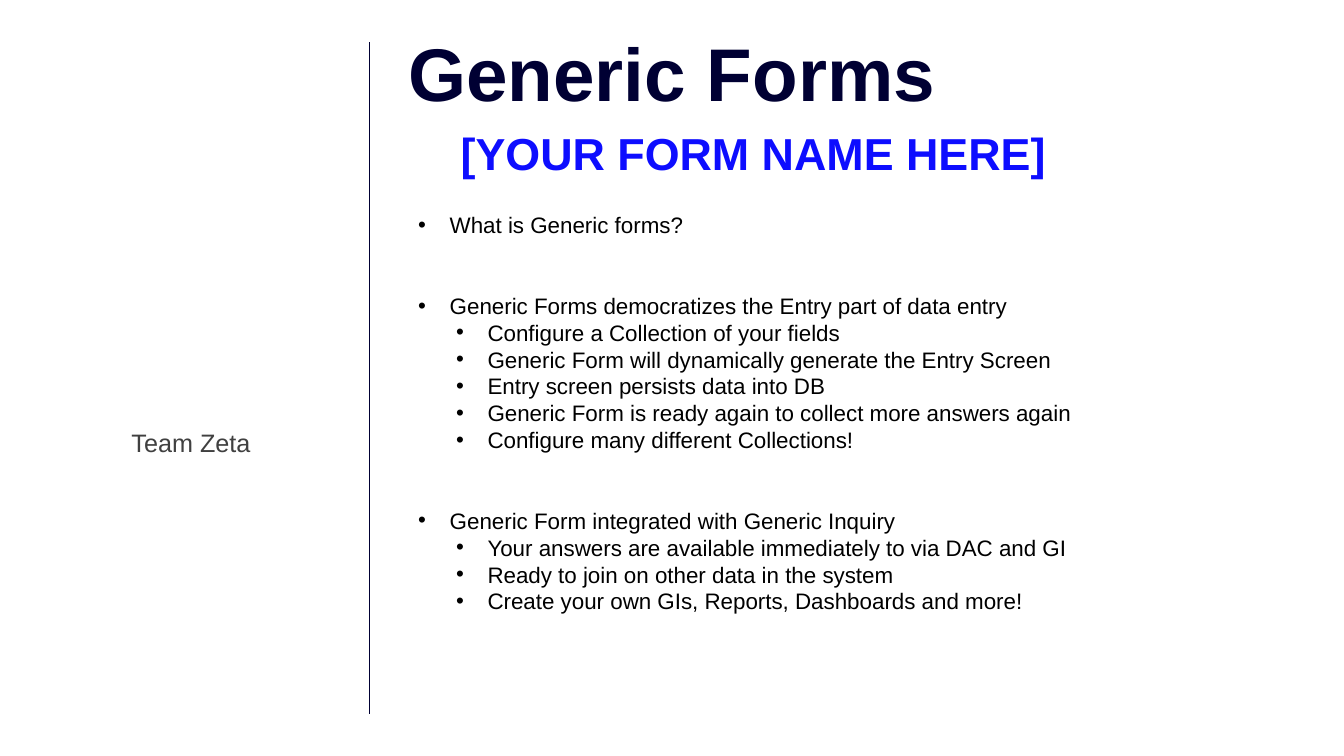
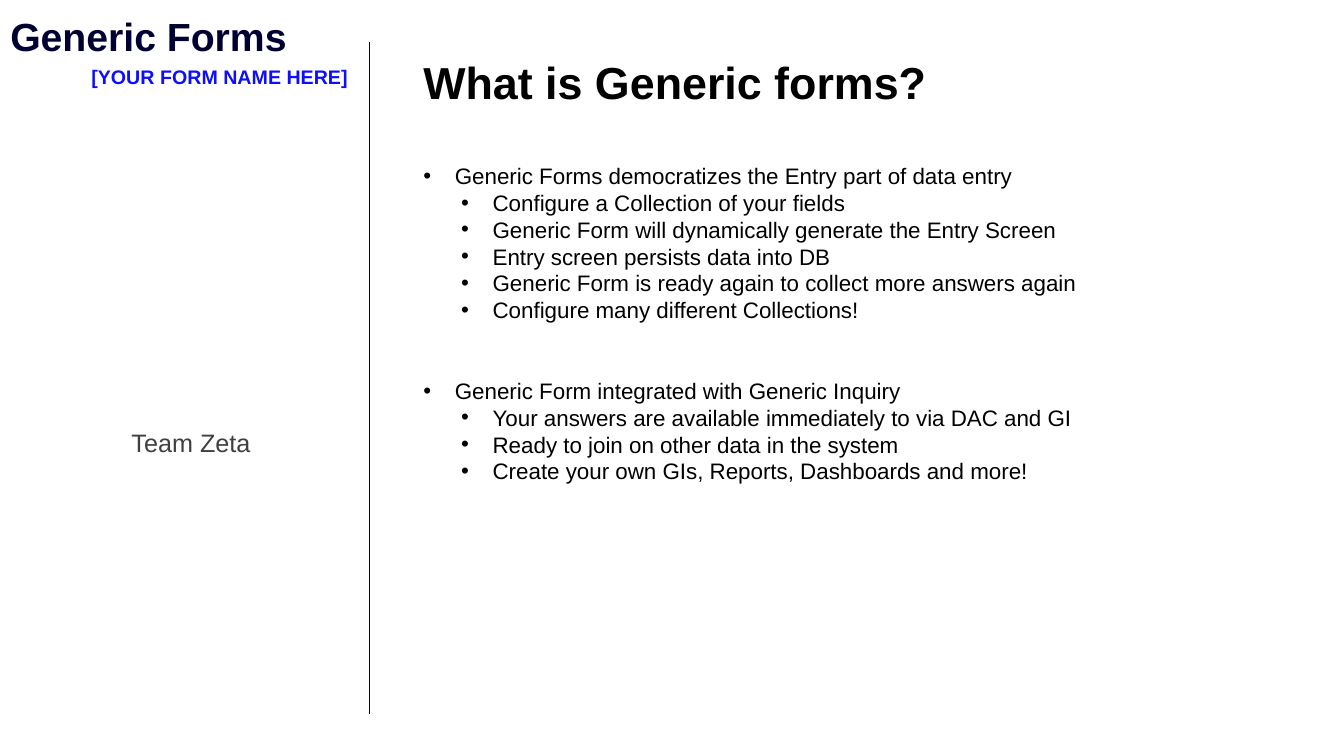
Before and after one commit to AcumaticaHackathon/2020-Team-Zeta, a slide deck: slide 3 of Misc/Summit 2020 Zeta.pptx. Drawn at 1344x756 pixels with LibreOffice and Linux fonts; fonts in the diff are those of the drawing; background and template pictures are left out. Boxes give left, top, right and bottom in pixels: in the first picture for what was removed or moved away, otherwise in the second. Text is boxed around its words. In the diff, an @@ line names an element or a change of style, - is before the commit and + after.

```diff
--- a/Misc/Summit 2020 Zeta.pptx
+++ b/Misc/Summit 2020 Zeta.pptx
@@ text "Generic Forms": place and size @@
-text "Generic Forms" at [408,47,935,102]
+text "Generic Forms" at [10,22,287,52]
@@ text "Generic Forms" at [10,22,287,52]: size 53.3 to 28 pt @@
@@ text "What is Generic forms?": place and size @@
-text "What is Generic forms?" at [450,216,1071,614]
+text "What is Generic forms?" at [423,66,1076,484]
@@ text "[YOUR FORM NAME HERE]": place and size @@
-text "[YOUR FORM NAME HERE]" at [461,137,1045,179]
+text "[YOUR FORM NAME HERE]" at [91,69,348,88]
@@ text "[YOUR FORM NAME HERE]" at [91,69,348,88]: size 32 to 14 pt @@
@@ text at [423,66,926,100]: size 16 to 32 pt, bold on in "What is Generic forms?"; bullet • to none @@
```
Also in this commit, not shown: 3 other slides changed.
